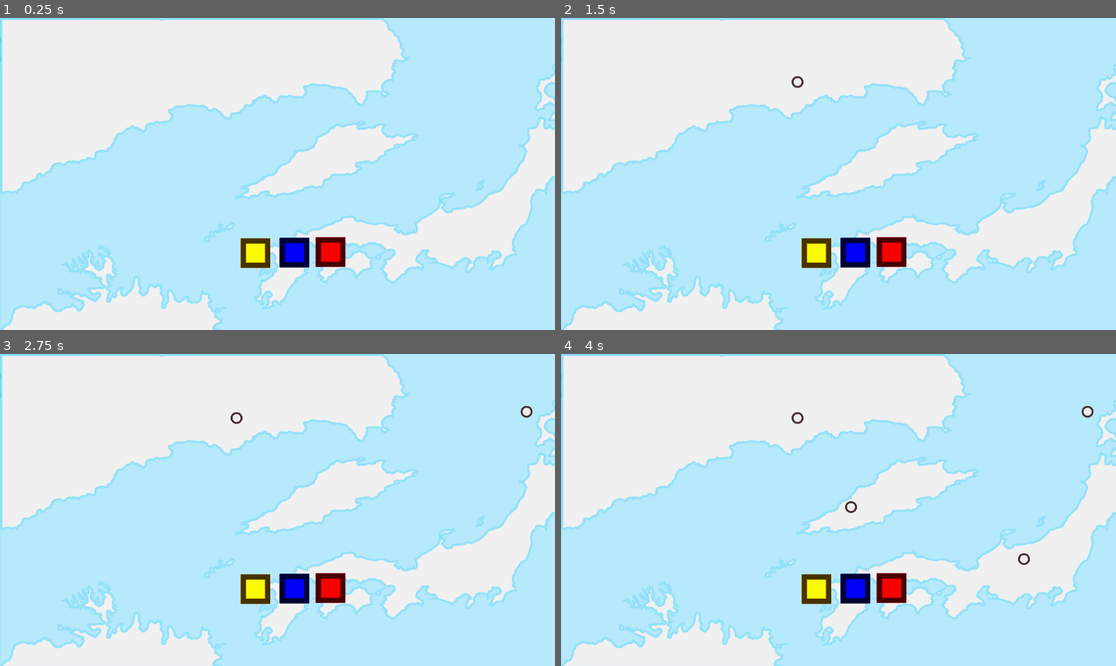
Above: before the commit, frames 1-4 (two rows, left to right).
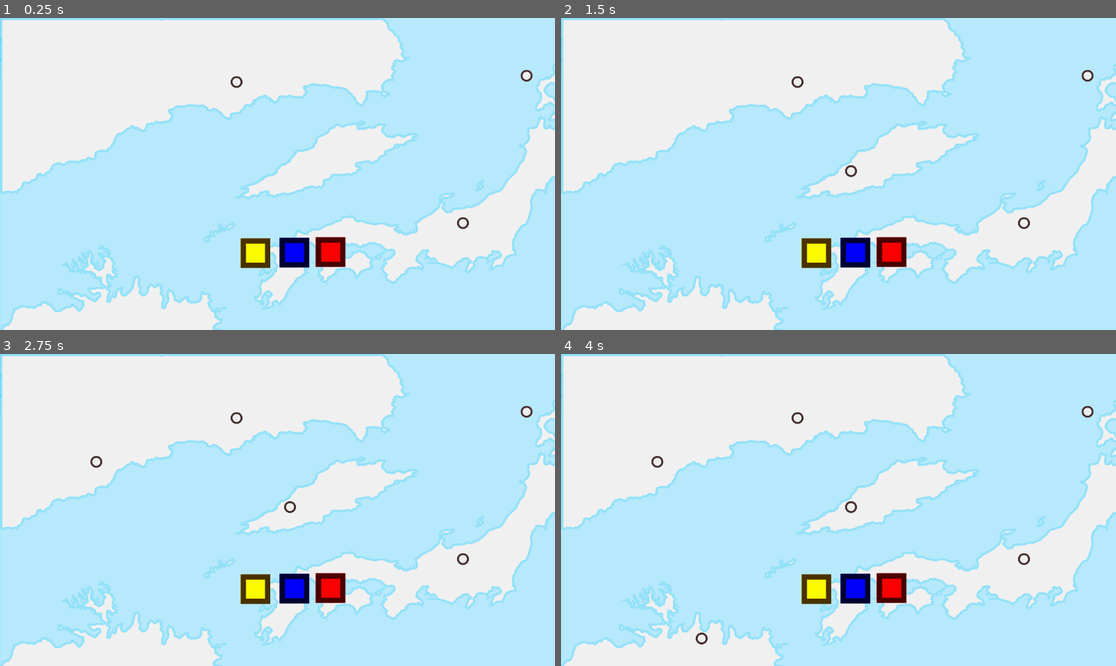
Above: after the commit, the same moments.

Repository: top-it-090304/Holding-Pattern
Game: Godot game, scene res://scene/Main.tscn
Two runs of this game, one before a commit and one after it. Both use one fixed random seed, a clock stepped at 60 frames per second and the inputs below.
Inputs (mouse positions are in pixels of both pictures, inside the frame that each line leads up to):
- Up to frame 1 (0.25 s): no input
- Up to frame 2 (1.5 s): click (816, 252) at 0.5 s; click (855, 252) at 1.25 s
- Up to frame 3 (2.75 s): click (333, 588) at 2 s
- Up to frame 4 (4 s): click (816, 588) at 2.75 s; click (855, 588) at 3.5 s

The runs differ from the first frame. In frame 1, 0.2% of the frame differs, in the area x 41-96%, y 16-68%; in frame 2, 0.2%; in frame 3, 0.1%; in frame 4, less than 0.1%.

Commit message:
Added imaginary line

Diff:
--- a/scene/Main.tscn
+++ b/scene/Main.tscn
@@ -45,7 +45,7 @@
 [node name="Marker2D6" type="Marker2D" parent="AirportSpawn" unique_id=233310926]
 position = Vector2(1093, 120)
 
-[node name="yb" type="Button" parent="." unique_id=1877033529]
+[node name="YellowButton" type="Button" parent="." unique_id=1877033529]
 modulate = Color(1, 1, 0, 1)
 offset_left = 491.0
 offset_top = 450.0
@@ -58,7 +58,7 @@
 icon = ExtResource("3_hr7lf")
 flat = true
 
-[node name="bb" type="Button" parent="." unique_id=1888030756]
+[node name="BlueButton" type="Button" parent="." unique_id=1888030756]
 modulate = Color(0, 0, 1, 1)
 offset_left = 572.0
 offset_top = 449.0
@@ -70,7 +70,7 @@
 icon = ExtResource("3_hr7lf")
 flat = true
 
-[node name="rb" type="Button" parent="." unique_id=1218500919]
+[node name="RedButton" type="Button" parent="." unique_id=1218500919]
 modulate = Color(1, 0, 0, 1)
 offset_left = 647.0
 offset_top = 448.0
@@ -83,6 +83,6 @@
 flat = true
 
 [connection signal="timeout" from="Timer" to="." method="_on_spawn_timer_timeout"]
-[connection signal="toggled" from="yb" to="." method="_on_yb_toggled"]
-[connection signal="toggled" from="bb" to="." method="_on_bb_toggled"]
-[connection signal="toggled" from="rb" to="." method="_on_rb_toggled"]
+[connection signal="toggled" from="YellowButton" to="." method="_on_yb_toggled"]
+[connection signal="toggled" from="BlueButton" to="." method="_on_bb_toggled"]
+[connection signal="toggled" from="RedButton" to="." method="_on_rb_toggled"]
--- a/scripts/Main.gd
+++ b/scripts/Main.gd
@@ -5,71 +5,90 @@
 
 @onready var spawn_points_node := $AirportSpawn
 var airport_points: Array[Vector2] = []
-var points = []
 
 var selected_airport = null
+var is_drawing: bool = false
 var pred_line: Line2D
 
+var line_color = Color(1, 1, 0, 0.7)
+signal color_changed(new_color)
 
 func _ready():
 	pred_line = Line2D.new()
-	pred_line.width = 2.0
-	pred_line.default_color = Color.WHITE
+	pred_line.width = 3.0
+	pred_line.default_color = Color(1, 1, 1, 0.5)
+	pred_line.z_index = 10
 	add_child(pred_line)
 
 	for child in spawn_points_node.get_children():
 		if child is Marker2D:
 			airport_points.append(child.global_position)
-
 	airport_points.shuffle()
 
+	for i in range(3):
+		spawn_airport()
+
+func _input(event):
+	if event is InputEventMouseButton:
+		if event.button_index == MOUSE_BUTTON_LEFT and not event.pressed:
+			stop_draw()
+
 func _process(_delta):
-	if selected_airport:
-		pred_line.clear_points()
-		pred_line.add_point(selected_airport.position)
-		pred_line.add_point(get_global_mouse_position())
-	else:
-		pred_line.clear_points()
+	if is_drawing and selected_airport:
+		line_draw(selected_airport.global_position, get_global_mouse_position())
+		check_airopotr()
+
+func line_draw(p0: Vector2, p2: Vector2):
+	var curve = Curve2D.new()
+	var mid = (p0 + p2) / 2
+	var offset = (p2 - p0).rotated(PI/2).normalized() * (p0.distance_to(p2) * 0.2)
+	var control_point = (mid + offset) - p0
+
+	curve.add_point(p0, Vector2.ZERO, control_point)
+	curve.add_point(p2)
+	pred_line.points = curve.get_baked_points()
+
+func check_airopotr():
+	var mouse_pos = get_global_mouse_position()
+	for airport in get_tree().get_nodes_in_group("airports"):
+		if airport != selected_airport and airport.global_position.distance_to(mouse_pos) < 50:
+			create_route(selected_airport, airport)
+			selected_airport = airport
+
+func create_route(a, b):
+	var route = route_scene.instantiate()
+	add_child(route)
+	route.create_line(a, b, line_color)
+
+func stop_draw():
+	selected_airport = null
+	is_drawing = false
+	pred_line.clear_points()
 
 func spawn_airport():
-	if airport_points.is_empty():
-		return
-
+	if airport_points.is_empty(): return
 	var inst = airport_scene.instantiate()
 	inst.position = airport_points.pop_back()
+	inst.add_to_group("airports")
 	inst.airport_selected.connect(_on_airport_selected)
 	add_child(inst)
 
 func _on_airport_selected(airport):
-	if selected_airport == null:
-		selected_airport = airport
-	else:
-		if selected_airport != airport:
-			var route = route_scene.instantiate()
-			add_child(route)
-			route.create_line(selected_airport, airport, line_color)
+	selected_airport = airport
+	is_drawing = true
 
-		selected_airport = null
+## кнопки
+func _on_yb_toggled(_t):
+	line_color = Color(1, 1, 0, 0.7)
+	color_changed.emit(line_color)
 
+func _on_bb_toggled(_t):
+	line_color = Color(0, 0, 1, 0.7)
+	color_changed.emit(line_color)
+
+func _on_rb_toggled(_t):
+	line_color = Color(1, 0, 0, 0.7)
+	color_changed.emit(line_color)
 
 func _on_spawn_timer_timeout():
 	spawn_airport()
-
-signal color_changed(new_color)
-
-var line_color = Color(1, 1, 0, 0.7)
-
-func _on_yb_toggled(on_toggled: bool):
-	line_color = Color(1, 1, 0, 0.7)
-	color_changed.emit(line_color)
-	print("yb toggled")
-
-func _on_bb_toggled(on_toggled: bool):
-	line_color = Color(0, 0, 1, 0.7)
-	color_changed.emit(line_color)
-	print("bb toggled")
-
-func _on_rb_toggled(on_toggled: bool):
-	line_color = Color(1, 0, 0, 0.7)
-	color_changed.emit(line_color)
-	print("rb toggled")
--- a/scripts/Route.gd
+++ b/scripts/Route.gd
@@ -1,6 +1,5 @@
 extends Node2D
 
-# Используем load, чтобы избежать ошибки instantiate на null
 var plane_scene = load("res://scene/Plane.tscn")
 @onready var buttons_script = $"/root/Main"
 
